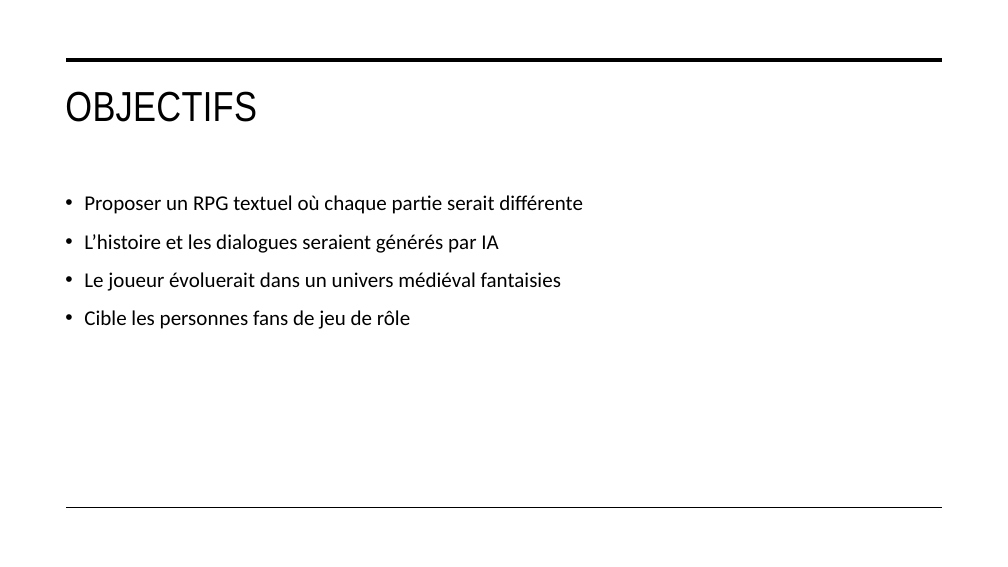
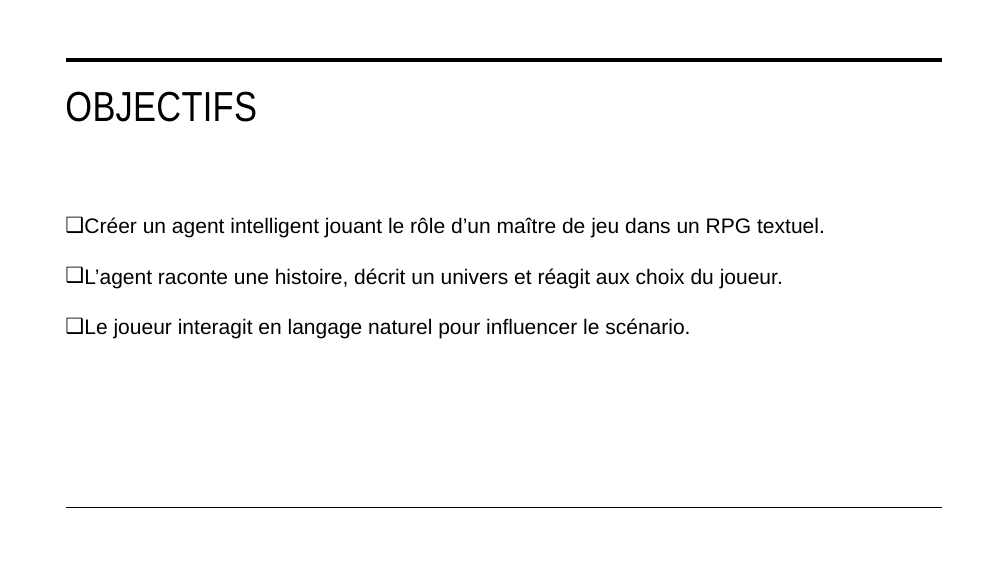
Before and after one commit to enievaR/projet-agent, a slide deck: slide 2 of Concept.pptx. Drawn at 1008x567 pixels with LibreOffice and Linux fonts; fonts in the diff are those of the drawing. Boxes give left, top, right and bottom in pixels: in the first picture for what was removed or moved away, otherwise in the second. Text is boxed around its words. In the diff, an @@ line names an element or a change of style, - is before the commit and + after.

Commit message:
feat/presentation PPT

```diff
--- a/Concept.pptx
+++ b/Concept.pptx
@@ text at (84,217,825,339): text changed; font Calibri to Arial @@
-• Proposer un RPG textuel où chaque partie serait différente
-• L’histoire et les dialogues seraient générés par IA
-• Le joueur évoluerait dans un univers médiéval fantaisies
-• Cible les personnes fans de jeu de rôle
+❑ Créer un agent intelligent jouant le rôle d’un maître de jeu dans un RPG textuel.
+❑ L’agent raconte une histoire, décrit un univers et réagit aux choix du joueur.
+❑ Le joueur interagit en langage naturel pour influencer le scénario.
```
Also in this commit, not shown: 3 other slides changed, 4 slides added, 1 slide removed.
